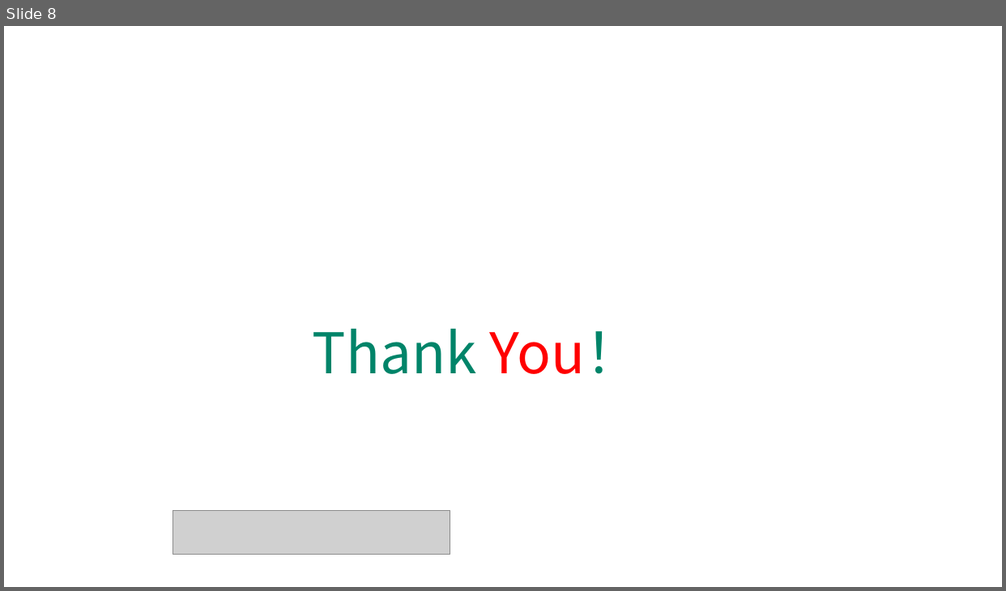
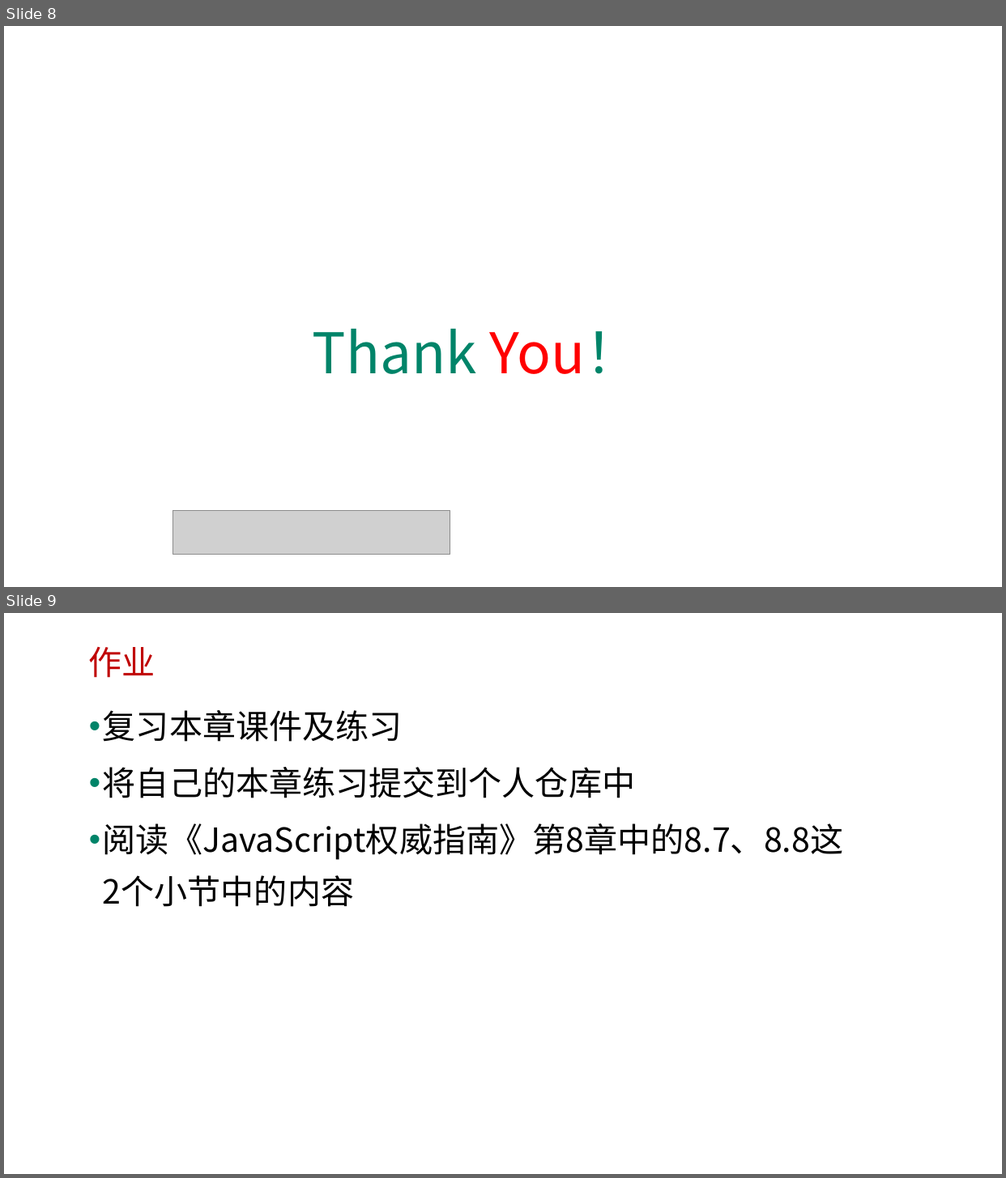
Before and after one commit to edu2act/course-javascript-advanced, a slide deck: 课程PPT/08.JS函数对象.pptx. Shown one above the other, each under a label of ours: slide 8 before the commit, slides 8 and 9 after it. The pictures are 1006x591 and 1006x1178 pixels, drawn with LibreOffice and Linux fonts; fonts in the diff are those of the drawing; grey boxes stand for pictures; background and template pictures are left out. Boxes give left, top, right and bottom in pixels: in the first picture for what was removed or moved away, otherwise in the second. Text is boxed around its words. In the diff, an @@ line names an element or a change of style, - is before the commit and + after.

```diff
--- a/课程PPT/08.JS函数对象.pptx
+++ b/课程PPT/08.JS函数对象.pptx
@@ slide 9 added at <box>4,613,1002,1174</box>, background picture (left out) @@
@@ text added at <box>89,647,155,678</box>, 32 pt, text #C00000 @@
+作业
@@ text added at <box>103,710,843,860</box>, 32 pt, text #000000 @@
+• 复习本章课件及练习
+• 将自己的本章练习提交到个人仓库中
+• 阅读《JavaScript权威指南》第8章中的8.7、8.8这2个小节中的内容
```
Also in this commit, not shown: 5 other files.
